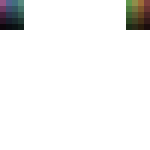
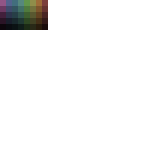
Layer changes from the first 150×150 image to the second:
painted on "Layer 2" over 24, 0, 150, 30
